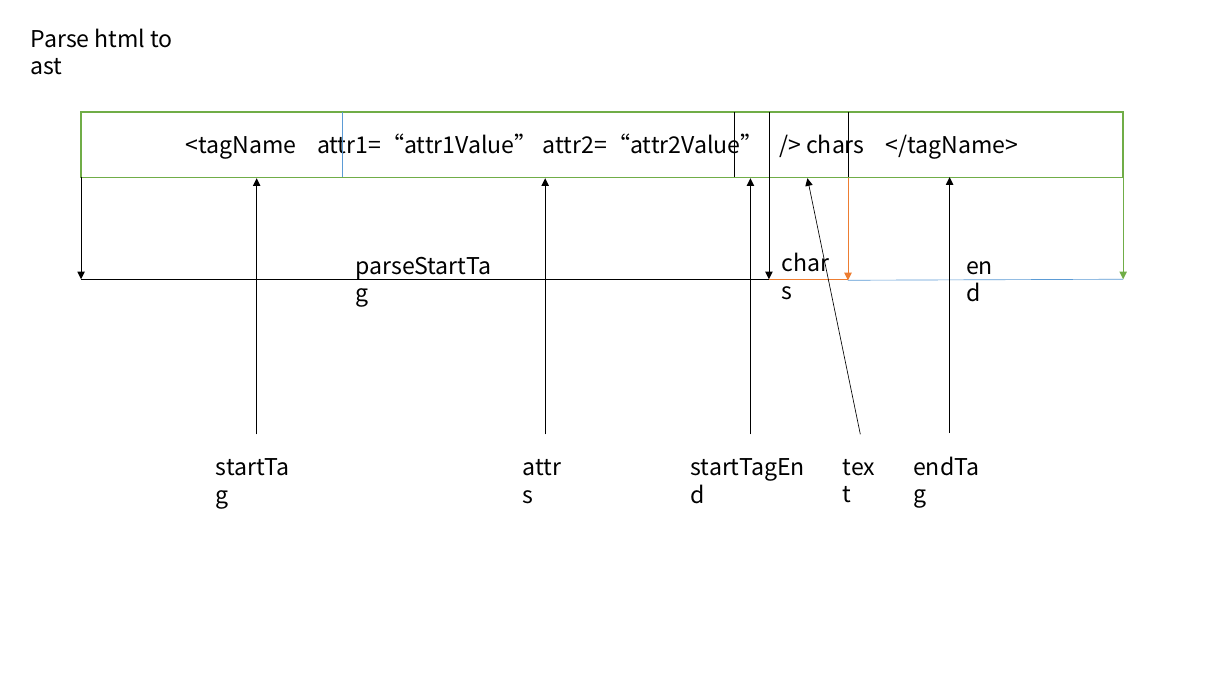
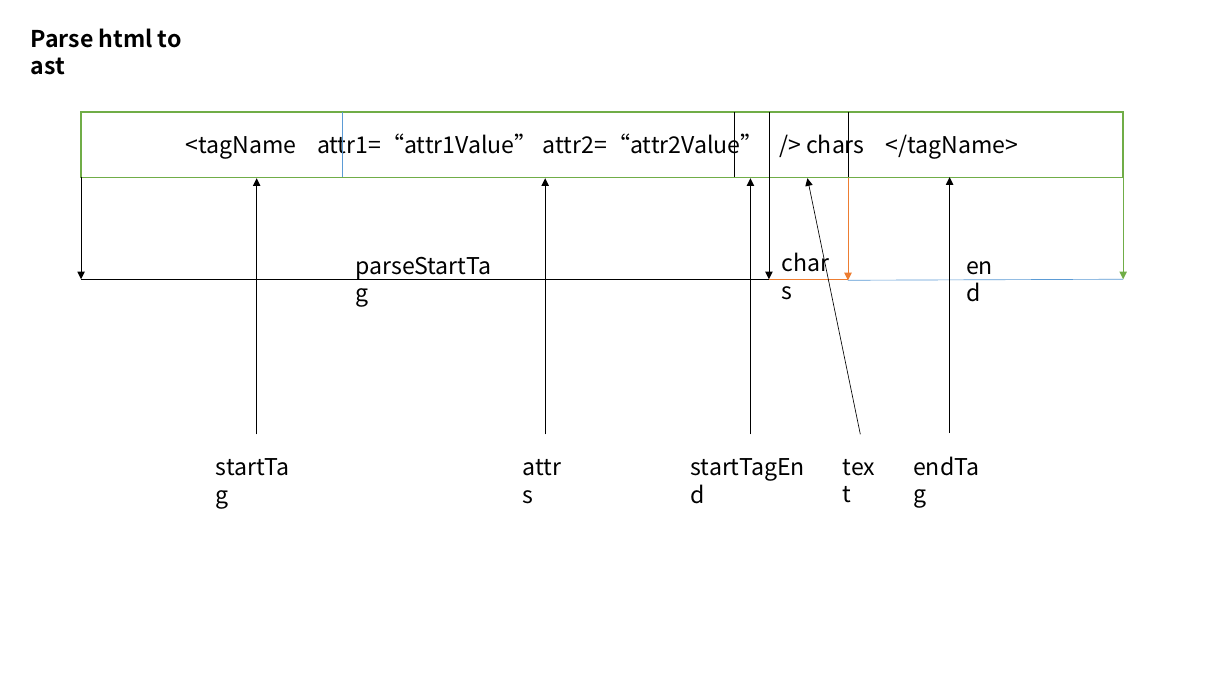
Before and after one commit to Laishuxin/mini-vue-dom, a slide deck: slide 2 of resource/template-dom.pptx. Drawn at 1232x693 pixels with LibreOffice and Linux fonts; fonts in the diff are those of the drawing. Boxes give left, top, right and bottom in pixels: in the first picture for what was removed or moved away, otherwise in the second. Text is boxed around its words. In the diff, an @@ line names an element or a change of style, - is before the commit and + after.

```diff
--- a/resource/template-dom.pptx
+++ b/resource/template-dom.pptx
@@ text "Parse html to ast" at [31,28,182,75]: bold on @@
```
Also in this commit, not shown: 1 other slide changed, 12 slides added, 16 other files.
